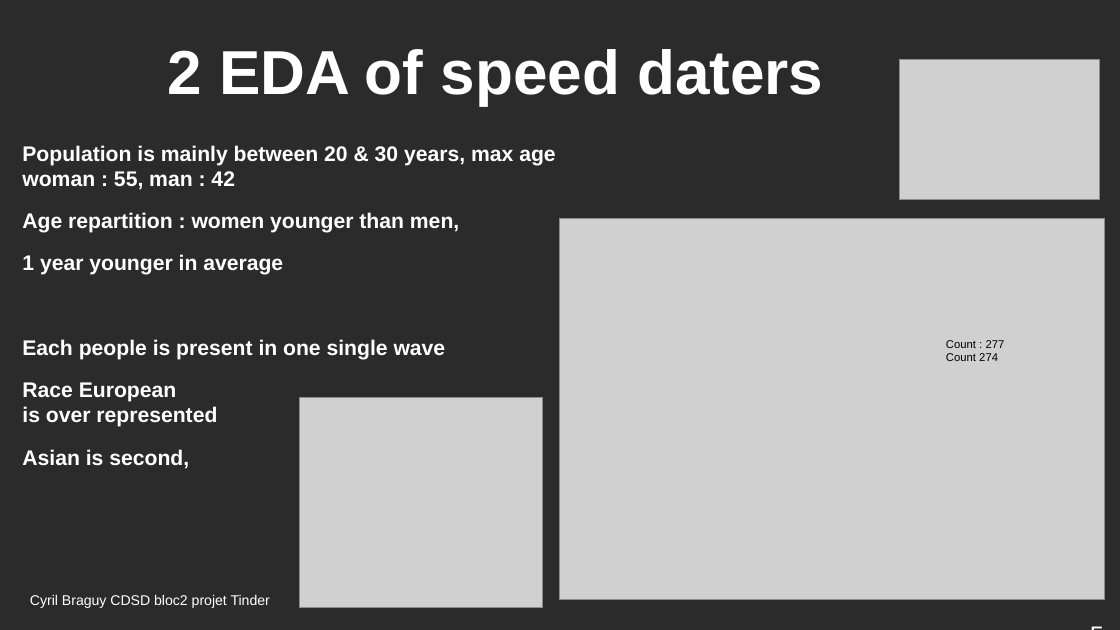
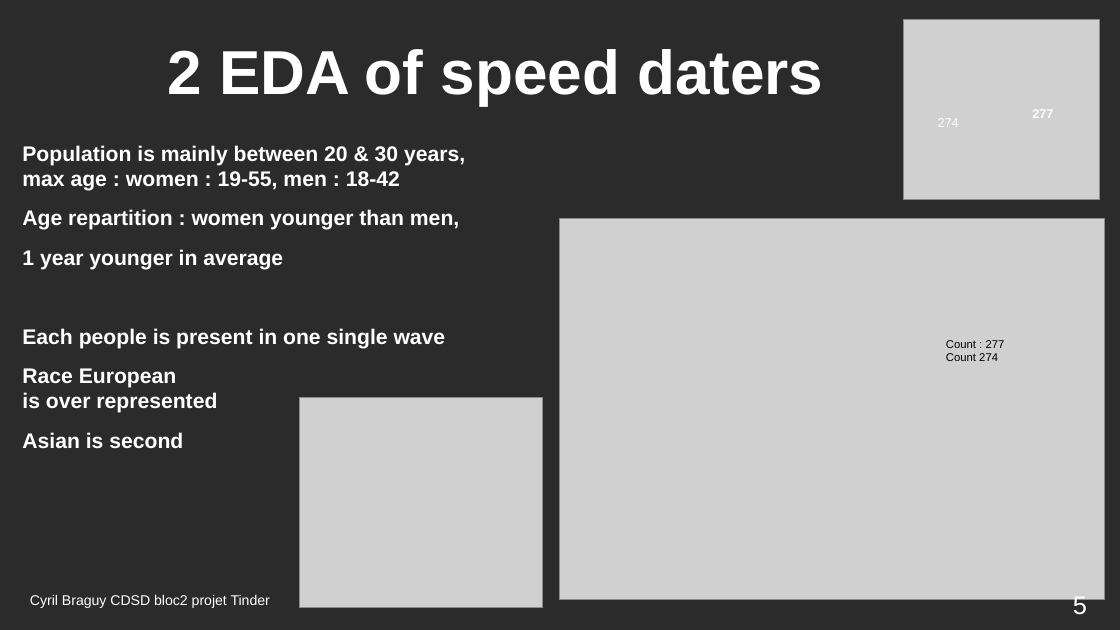
Before and after one commit to cyrilbraguy/Bl2_Tinder, a slide deck: slide 5 of doc/Braguy_CDSD_bl2_tinder.odp. Drawn at 1120x630 pixels with LibreOffice and Linux fonts; fonts in the diff are those of the drawing; grey boxes stand for pictures; background and template pictures are left out; a plain dark background stands for a picture behind light text. Boxes give left, top, right and bottom in pixels: in the first picture for what was removed or moved away, otherwise in the second. Text is boxed around its words. In the diff, an @@ line names an element or a change of style, - is before the commit and + after.

```diff
--- a/doc/Braguy_CDSD_bl2_tinder.odp
+++ b/doc/Braguy_CDSD_bl2_tinder.odp
@@ picture: place and size @@
-picture at [900, 60, 1101, 200]
+picture at [905, 20, 1101, 200]
@@ text added at [938, 119, 959, 127], 9 pt, text #FFFFFF @@
+274
@@ text added at [1032, 110, 1053, 118], 9 pt, text #FFFFFF, bold @@
+277
@@ text at [22, 145, 465, 191]: text changed @@
-Population is mainly between 20 & 30 years, max age woman : 55, man : 42
+Population is mainly between 20 & 30 years,
+max age : women : 19-55, men : 18-42
@@ text at [22, 209, 459, 413]: less space between paragraphs @@
@@ text at [22, 432, 183, 448]: text changed @@
-Asian is second,
+Asian is second
@@ page number rewrapped from [1080, 584, 1117, 629] to [1073, 593, 1087, 614] @@
```
Also in this commit, not shown: 15 other slides changed, 4 other files.
